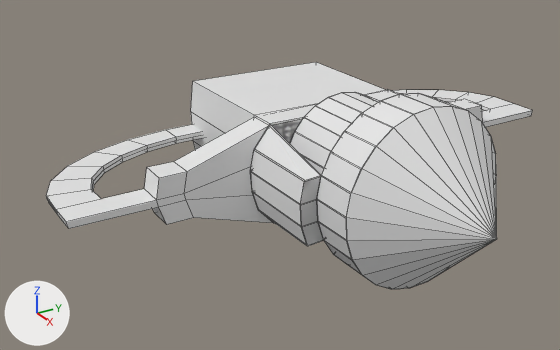
Two versions of the Blender file Blends/EnemyV1.5.blend, one commit apart.
One viewpoint serves both versions: a 50 mm camera at (4.34, -5.02, 3.37) aimed at (-3.15, -0.42, -0.41). Lighting does not change. The marker at lower left points along +X, +Y and +Z. Mesh edges are drawn as thin lines.

Script lines for the objects in view, before the commit:
```python
me_cone = bpy.data.meshes.new('Cone')
me_cone.from_pydata(...)  # 407 vertices, 387 faces; spans x -1.0..0.99, y -3.25..3.25, z -4.42..-0.02
ob_cone = bpy.data.objects.new('Cone', me_cone)
ob_cone.location = (0.0, 0.0, 0.0)
ob_cone.rotation_euler = (0.0, 1.571, 0.0)  # degrees (0, 90, 0)
```
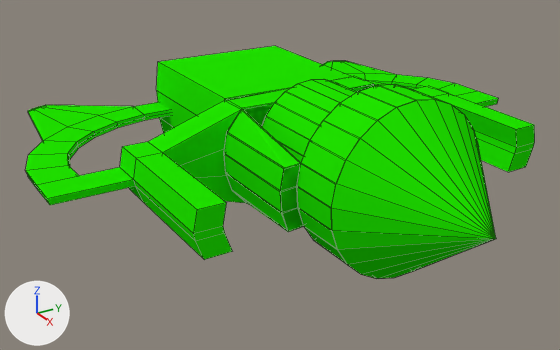
What differs and where, as boxes [x1, y1, x2, y2] in the pictures (560 x 350 px):
'Cone', reshaped, rescaled
    before: [46, 62, 533, 289]
    after: [26, 46, 535, 279]
part 1 of me_cone, built on
    before: [157, 104, 483, 224]
    after: [28, 61, 535, 260]
part 2 of me_cone, recoloured (white to green)
    before: [46, 62, 533, 289]
    after: [26, 46, 499, 279]

Diff of the bpy script that builds the scene:
```diff
--- a/Blends/EnemyV1.5.blend.py
+++ b/Blends/EnemyV1.5.blend.py
@@ mat_material @@
+mat_material = diffuse_material('Material')
+mat_material.base_color = (0.0149, 0.8, 0.0)  # green #21e700
@@ me_cone @@
 # used by ob_cone; location = (0.0, 0.0, 0.0); rotation_euler = (0.0, 1.571, 0.0), in degrees (0, 90, 0)
-me_cone.from_pydata(...)  # 407 vertices, 387 faces; spans x -1.0..0.99, y -3.25..3.25, z -4.42..-0.02
+me_cone.from_pydata(...)  # 443 vertices, 419 faces; spans x -1.0..0.99, y -3.25..3.25, z -4.94..-0.02
+# me_cone part 1
+# 4 vertices are removed from x 0.07, y -2.39..2.39, z -4.32..-4.14
+# 22 faces are deleted
+# 24 vertices are added at x 0.01..0.08, y -2.67..2.67, z -4.94..-4.84
+# 16 new vertices lie (0.0, 0.0, 1.2) away from vertices in x -0.21..0.33, y -2.31..2.31, z -2.5
+# 54 new faces join them
+# me_cone part 2: 365 faces spanning x -1.0..0.99, y -3.25..3.25, z -4.42..-0.02 switch from no material to mat_material (green #21e700)
@@ ob_cone @@
 ob_cone.rotation_euler = (0.0, 1.571, 0.0)  # degrees (0, 90, 0)
+ob_cone.scale = (1.0, 1.0, 1.25)
```
